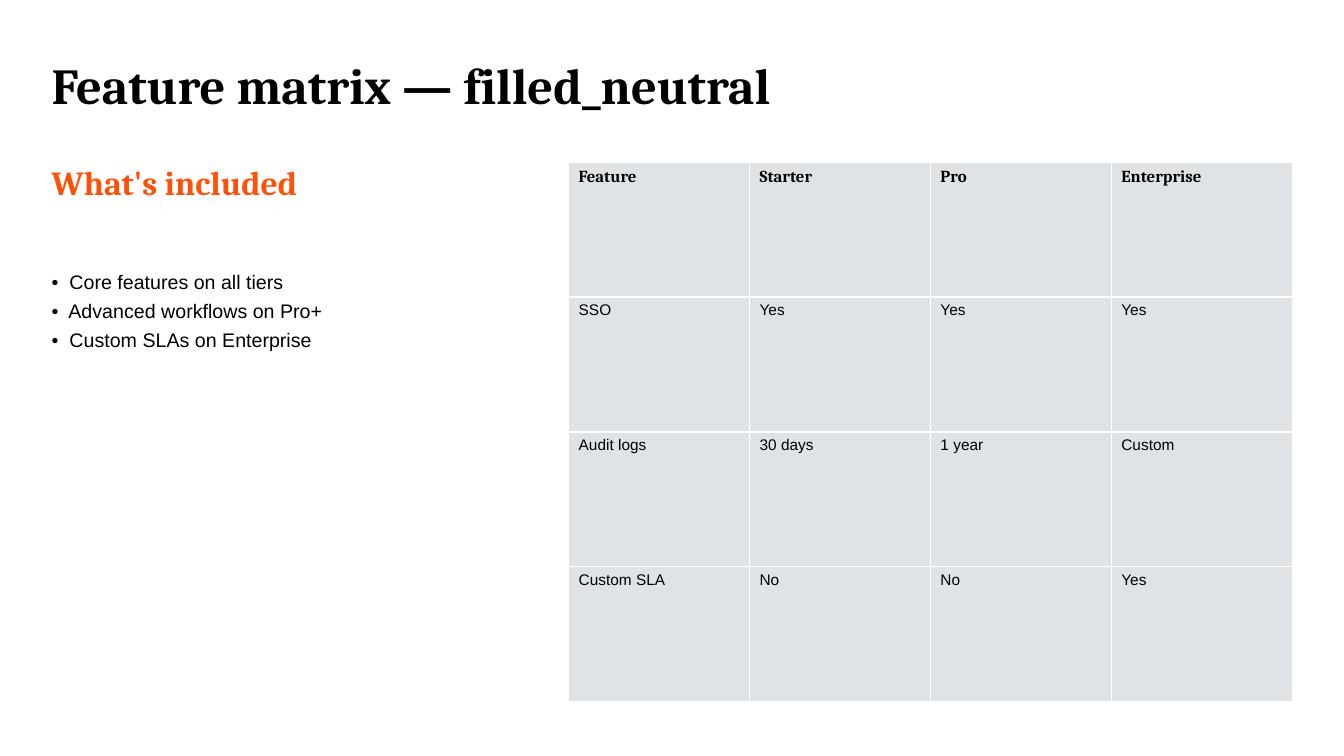
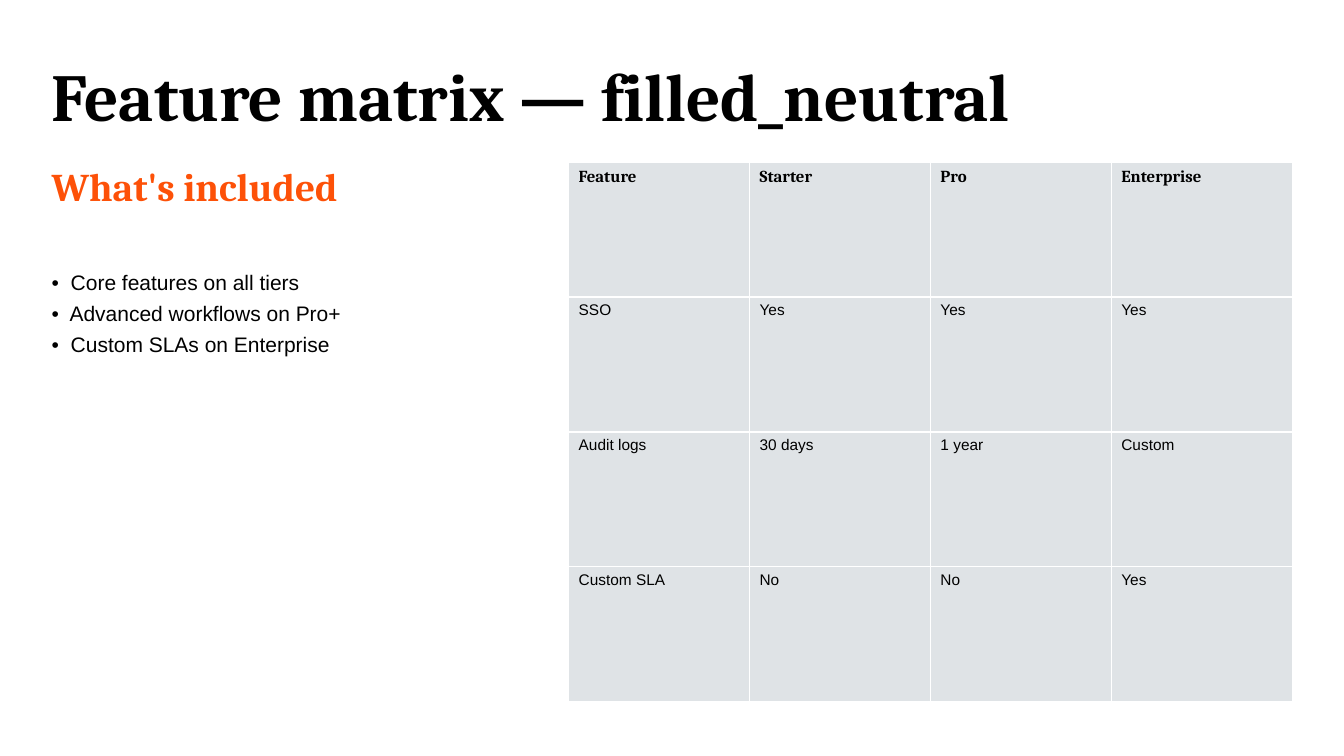
Before and after one commit to JakubNaskretski/pptx-skill-grid, a slide deck: slide 3 of examples/out_branded.pptx. Drawn at 1344x756 pixels with LibreOffice and Linux fonts; fonts in the diff are those of the drawing. Boxes give left, top, right and bottom in pixels: in the first picture for what was removed or moved away, otherwise in the second. Text is boxed around its words. In the diff, an @@ line names an element or a change of style, - is before the commit and + after.

```diff
--- a/examples/out_branded.pptx
+++ b/examples/out_branded.pptx
@@ text "Feature matrix — filled_neutral" at [52,73,1010,130]: size 36 to 48 pt @@
@@ text "What's included" at [52,173,337,202]: size 24 to 28 pt @@
@@ text "• Core features on all ..." at [70,274,341,357]: size 14 to 15 pt @@
```
Also in this commit, not shown: 8 other slides changed, 10 other files.
